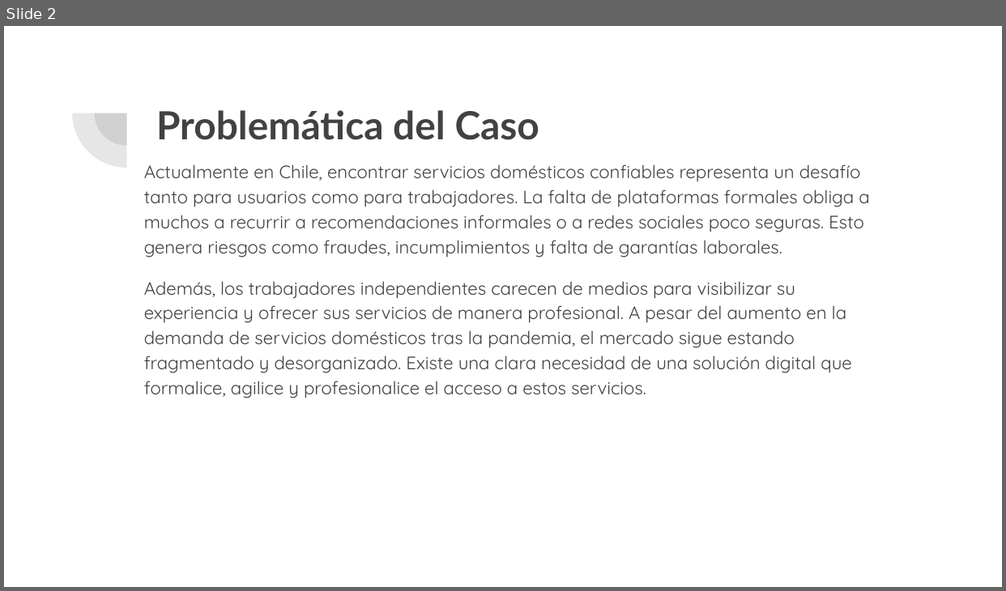
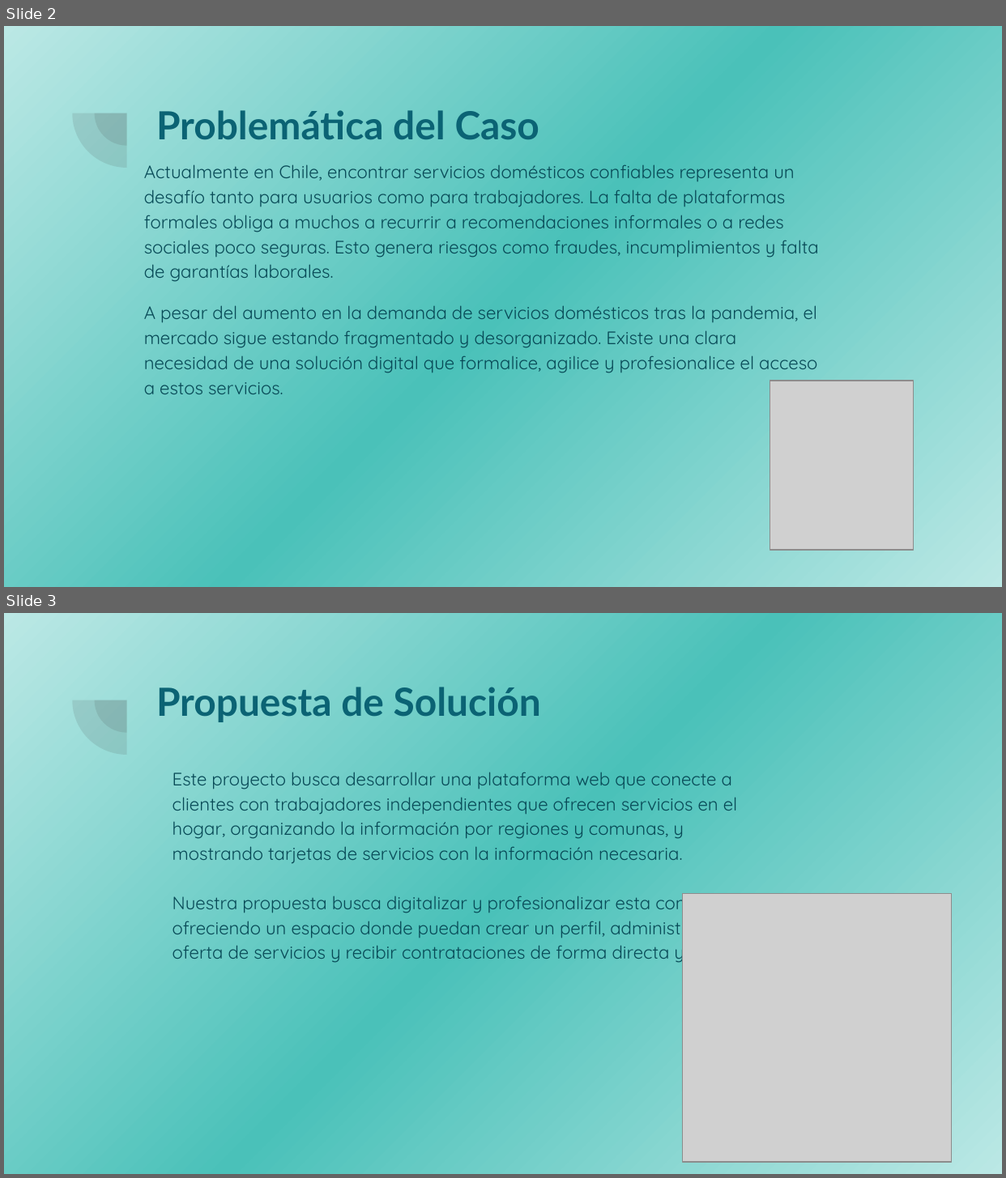
Before and after one commit to TopherHasashi/ServiHogar, a slide deck: Entrega 1/Evidencias Grupales/ServiHogar.pptx. Shown one above the other, each under a label of ours: slide 2 before the commit, slides 2 and 3 after it. The pictures are 1006x591 and 1006x1178 pixels, drawn with LibreOffice and Linux fonts; fonts in the diff are those of the drawing; grey boxes stand for pictures. Boxes give left, top, right and bottom in pixels: in the first picture for what was removed or moved away, otherwise in the second. Text is boxed around its words. In the diff, an @@ line names an element or a change of style, - is before the commit and + after.

```diff
--- a/Entrega 1/Evidencias Grupales/ServiHogar.pptx
+++ b/Entrega 1/Evidencias Grupales/ServiHogar.pptx
@@ slide 3 added at (x1=4, y1=613, x2=1002, y2=1174), background gradient #BBE8E5 to #4AC1B9; not listed: 2 template elements that a slide beside it also shows @@
@@ title added at (x1=156, y1=687, x2=541, y2=722), 28 pt, text #0B6374, bold @@
+Propuesta de Solución
@@ text added at (x1=172, y1=772, x2=737, y2=964), 12.9 pt, text #084A57 @@
+Este proyecto busca desarrollar una plataforma web que conecte a clientes con trabajadores independientes que ofrecen servicios en el hogar, organizando la información por regiones y comunas, y mostrando tarjetas de servicios con la información necesaria.
+Nuestra propuesta busca digitalizar y profesionalizar esta conexión, ofreciendo un espacio donde puedan crear un perfil, administrar su oferta de servicios y recibir contrataciones de forma directa y segura.
@@ picture added at (x1=683, y1=893, x2=951, y2=1162) @@
@@ slide 2 changed as well @@
@@ background #FFFFFF to gradient #BBE8E5 to #4AC1B9 @@
@@ title "Problemática del Caso" at (x1=156, y1=110, x2=539, y2=140): text colour #424242 to #0B6374 @@
@@ text at (x1=144, y1=165, x2=819, y2=282): text colour #424242 to #084A57 in "Actualmente en Chile, encontrar servicios domésticos confiab ..." @@
@@ text at (x1=144, y1=305, x2=817, y2=395): text changed; text colour #424242 to #084A57 @@
-Además, los trabajadores independientes carecen de medios para visibilizar su experiencia y ofrecer sus servicios de manera profesional. A pesar del aumento en la demanda de servicios domésticos tras la pandemia, el mercado sigue estando fragmentado y desorganizado. Existe una clara necesidad de una solución digital que formalice, agilice y profesionalice el acceso a estos servicios.
+A pesar del aumento en la demanda de servicios domésticos tras la pandemia, el mercado sigue estando fragmentado y desorganizado. Existe una clara necesidad de una solución digital que formalice, agilice y profesionalice el acceso a estos servicios.
@@ picture added at (x1=770, y1=382, x2=914, y2=551) @@
```
Also in this commit, not shown: 2 other slides changed, 6 other slides added, 5 slides removed, 2 other files.
